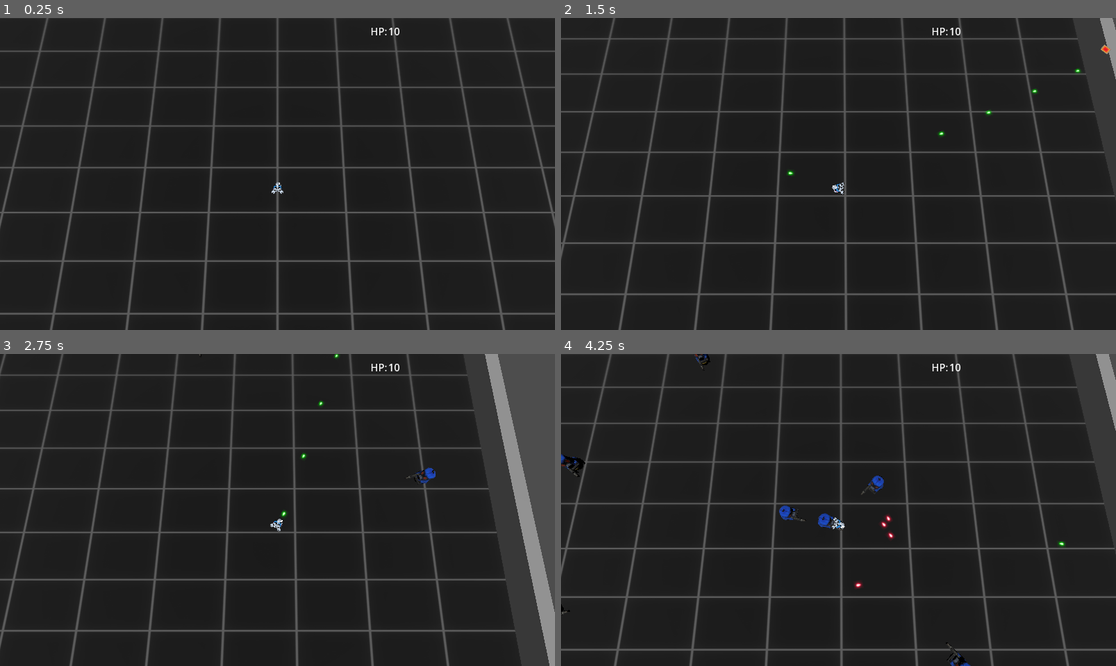
Above: before the commit, frames 1-4 (two rows, left to right).
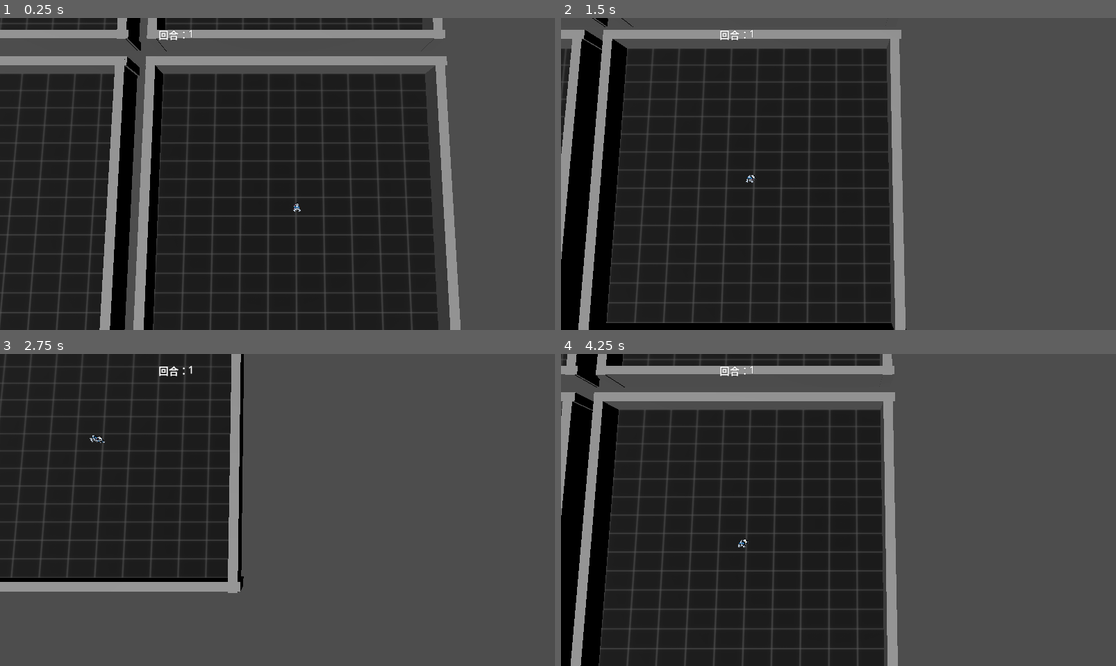
Above: after the commit, the same moments.

Repository: DarkAngelZT/Shooter-DPPO
Game: Godot game, scene res://scene/main_scene.tscn
The game is run twice, just before and just after one commit, with the same random seed, the same clock (stepped at 60 frames per second) and the same inputs.
Inputs (mouse positions are in pixels of both pictures, inside the frame that each line leads up to):
- Up to frame 1 (0.25 s): no input
- Up to frame 2 (1.5 s): tap Enter at 0.5 s; move the mouse to (960, 158) at 0.52 s; press the mouse at (960, 158) at 0.53 s; hold D (move_right) 0.53-1.28 s; move the mouse to (727, 189) at 1.27 s; release the mouse at (727, 189) at 1.28 s; hold S (move_back) from 1.28 s (still down); click (727, 189) at 1.35 s
- Up to frame 3 (2.75 s): move the mouse to (333, 441) at 2.02 s; release S (move_back) at 2.03 s; press the mouse at (333, 441) at 2.03 s; hold D (move_right) from 2.03 s (still down); tap Mouse wheel down (zoom_in) at 2.1 s
- Up to frame 4 (4.25 s): move the mouse to (810, 572) at 2.77 s; release D (move_right) at 2.78 s; release the mouse at (810, 572) at 2.78 s; hold W (move_forward) 2.78-3.53 s; tap Mouse wheel up (zoom_out) at 2.85 s; click (810, 572) at 3.05 s; move the mouse to (1005, 556) at 3.52 s; hold A (move_left) from 3.53 s (still down); hold P from 3.53 s (still down); click (1005, 556) at 3.8 s

The runs differ from the first frame. In frame 1, 47% of the frame differs, in the area x 0-100%, y 0-100%; in frame 2, 58%; in frame 3, 62%; in frame 4, 58%.
Error after the commit: Cannot call method 'get_status' on a null value. (res://scripts/NetworkManager.gd:185)

Commit message:
阶段性训练

Diff:
--- a/scene/main_scene.tscn
+++ b/scene/main_scene.tscn
@@ -11,6 +11,7 @@
 [ext_resource type="PackedScene" uid="uid://bmea3n3lciyjs" path="res://assets/nodes/blast.tscn" id="7_81spr"]
 [ext_resource type="Script" path="res://scripts/camera/TrainingCamera.gd" id="7_a7bef"]
 [ext_resource type="Script" path="res://scripts/camera/FollowCamera.gd" id="8_dl3fe"]
+[ext_resource type="Script" path="res://scripts/TrainingManager.gd" id="10_nw2ui"]
 
 [sub_resource type="LabelSettings" id="LabelSettings_hs12s"]
 font_size = 22
@@ -58,7 +59,11 @@
 game_settings = ExtResource("6_og74n")
 train_camera = NodePath("../TrainingCamera")
 game_camera = NodePath("../FollowCamera")
-game_mode = 2
+control_mode = 2
+
+[node name="TrainingManager" type="Node" parent="."]
+script = ExtResource("10_nw2ui")
+training_level = 1
 
 [node name="DirectionalLight3D" type="DirectionalLight3D" parent="."]
 transform = Transform3D(0.875118, 0.465046, -0.133789, 0, 0.276476, 0.961021, 0.483909, -0.841007, 0.241949, 0, 4.66107, 0)
--- a/scripts/CharacterBase.gd
+++ b/scripts/CharacterBase.gd
@@ -44,7 +44,7 @@
 		set_can_shoot(true)
 
 func shoot():
-	if can_shoot:
+	if can_shoot and is_shoot_enable():
 		last_shoot_time = Time.get_ticks_msec()
 		var bullet = bullet_prefab.instantiate()
 		bullet.position = shoot_position.global_position
@@ -84,3 +84,9 @@
 
 func is_game_paused():
 	return GameData.game_pause[field_id]
+
+func is_move_enable()->bool:
+	return true
+
+func is_shoot_enable()->bool:
+	return true
--- a/scripts/GameManager.gd
+++ b/scripts/GameManager.gd
@@ -65,6 +65,8 @@
 var players = {} #{field_id:player}
 var monsters = {} #{field_id:{monster_id:monster}}
 var ep = 1
+
+var reward_func:Callable
 # Called when the node enters the scene tree for the first time.
 func _enter_tree():
 	instance = self
@@ -87,6 +89,23 @@
 
 		train_camera.set_active(true)
 		game_camera.set_active(false)
+
+		#set traiing level
+		var trainning_level = TrainingManager.instance.training_level
+		if trainning_level == 1:
+			TrainingManager.instance.mob_move_enabled = false
+			TrainingManager.instance.mob_shoot_enabled = false
+			TrainingManager.instance.player_move_enabled = false
+			reward_func = Callable(self,"calculate_reward_lv1")
+		elif trainning_level == 2:
+			TrainingManager.instance.mob_shoot_enabled = false
+			TrainingManager.instance.player_move_enabled = false
+			reward_func = Callable(self,"calculate_reward_lv1")
+		elif  trainning_level == 3:
+			TrainingManager.instance.player_shoot_enabled = false
+			reward_func = Callable(self,"calculate_reward_lv2")
+		elif trainning_level == 4:
+			reward_func = Callable(self,"calculate_reward")
 
 		UIManager.instance.show_health(false)
 		UIManager.instance.show_ep(true)
@@ -238,7 +257,7 @@
 					var p = f.player
 					var data = p.get_sensor_data()
 					var game_end = GameData.game_end[p.field_id]
-					var reward = calculate_reward(p.field_id)
+					var reward = reward_func.call(p.field_id)
 					if not NetworkManager.instance.send_server_state(p.field_id,p.id,data,reward,game_end):
 						return
 					GameData.player_shooted[p.id] = false
@@ -267,9 +286,33 @@
 
 		#clean up
 		GameData.mob_kill_cache[player.id] = 0
-		GameData.player_shooted[player.id] =false
+		GameData.player_shooted[player.id] = false
 		GameData.player_hp_cache[player.id] = player.health
 		return reward
+
+func calculate_reward_lv1(field_id)->float:
+	var reward = 0
+	var training_field = training_fields[field_id]
+	var player = training_field.player
+
+	reward = 0.1 * GameData.mob_kill_cache[player.id]
+
+	GameData.mob_kill_cache[player.id] = 0
+	return reward
+
+func calculate_reward_lv2(field_id)->float:
+	var reward = 0
+	var training_field = training_fields[field_id]
+	if GameData.game_end[field_id]:
+		return -1
+
+	var player = training_field.player
+
+	var life_loss_penalty = -0.1 * (GameData.player_hp_cache[player.id] - player.health)
+	reward = life_loss_penalty
+
+	GameData.player_hp_cache[player.id] = player.health
+	return reward
 
 func test_func():
 	var sensor_data = players[0].get_sensor_data()
--- a/scripts/Mob.gd
+++ b/scripts/Mob.gd
@@ -34,7 +34,8 @@
 		if behaviour_tree.is_paused():
 			behaviour_tree.resume()
 
-	nav_move()
+	if is_move_enable():
+		nav_move()
 
 func die():
 	spawner.on_mob_dead(self)
@@ -107,3 +108,13 @@
 
 func get_bullet_speed()->float:
 	return GameManager.instance.game_settings.bullet_speed_monster
+
+func is_move_enable()->bool:
+	if GameManager.instance.game_mode == GameManager.GameMode.Train:
+		return TrainingManager.enable_mob_move()
+	return true
+
+func is_shoot_enable()->bool:
+	if GameManager.instance.game_mode == GameManager.GameMode.Train:
+		return TrainingManager.enable_mob_shoot()
+	return true
--- a/scripts/MobSpawner.gd
+++ b/scripts/MobSpawner.gd
@@ -54,8 +54,12 @@
 func do_spawn():
 	var game_mgr = GameManager.instance
 	if game_mgr != null:
-		var pos = Vector3(randf_range(-size.x*0.5+0.5,size.x*0.5-0.5),0,randf_range(-size.y*0.5+0.5,size.y*0.5-0.5))
-		pos += position
+		var pos:Vector3
+		if GameManager.instance.game_mode == GameManager.GameMode.Train and TrainingManager.instance.training_level == 1:
+			pos = owner_field.get_lv1_training_mob_spawn_pos()
+		else:
+			pos = Vector3(randf_range(-size.x*0.5+0.5,size.x*0.5-0.5),0,randf_range(-size.y*0.5+0.5,size.y*0.5-0.5))
+			pos += position
 		var mob = game_mgr.spawn_monster(owner_field,pos)
 		mob.spawner = self
 		on_monster_spawn.emit(mob)
--- a/scripts/Player.gd
+++ b/scripts/Player.gd
@@ -27,22 +27,23 @@
 		return
 	var input = GameData.player_input[id]
 	if is_instance_valid(input):
-		var direction = Vector3.ZERO
-		direction.z = input.direction.y
-		direction.x = input.direction.x
 		basis = Basis.looking_at(Vector3(input.aim_direction.x,0,input.aim_direction.y))
 		GameData.actor_info[field_id][id].direction = input.aim_direction
 
-		if input.move_state == GameData.Op_Move:
-			var speed = direction * move_speed
-			velocity = speed
-			character_mesh.walk()
-			move_and_slide()
-			GameData.actor_info[field_id][id].move_dir=Vector2(direction.x,direction.z)
-		elif input.move_state == GameData.Op_Stop:
-			velocity = Vector3.ZERO
-			GameData.actor_info[field_id][id].move_dir=Vector2.ZERO
-			character_mesh.idle()
+		if is_move_enable():
+			var direction = Vector3.ZERO
+			direction.z = input.direction.y
+			direction.x = input.direction.x
+			if input.move_state == GameData.Op_Move:
+				var speed = direction * move_speed
+				velocity = speed
+				character_mesh.walk()
+				move_and_slide()
+				GameData.actor_info[field_id][id].move_dir=Vector2(direction.x,direction.z)
+			elif input.move_state == GameData.Op_Stop:
+				velocity = Vector3.ZERO
+				GameData.actor_info[field_id][id].move_dir=Vector2.ZERO
+				character_mesh.idle()
 
 	if input.shooting:
 		shoot()
@@ -72,3 +73,13 @@
 	if can_shoot:
 		GameData.player_shooted[id] = true
 	super.shoot()
+
+func is_move_enable()->bool:
+	if GameManager.instance.game_mode == GameManager.GameMode.Train:
+		return TrainingManager.enable_player_move()
+	return true
+
+func is_shoot_enable()->bool:
+	if GameManager.instance.game_mode == GameManager.GameMode.Train:
+		return TrainingManager.enable_player_shoot()
+	return true
--- a/scripts/TrainingField.gd
+++ b/scripts/TrainingField.gd
@@ -107,3 +107,10 @@
 		return EQS.get_point()
 	else:
 		return player.global_position
+
+func get_lv1_training_mob_spawn_pos()->Vector3:
+	var pos:Vector3
+	var distance = randf_range(2,GameManager.instance.game_settings.eqs_outer_radius)
+	var angle = deg_to_rad(randf_range(0,360))
+	pos = Vector3(distance*sin(angle),0,distance*cos(angle))
+	return pos+player.position
--- /dev/null
+++ b/scripts/TrainingManager.gd
@@ -0,0 +1,33 @@
+class_name TrainingManager extends Node
+
+static var instance: TrainingManager
+
+@export
+var training_level:int = 4
+
+@export
+var mob_shoot_enabled:bool = true
+
+@export
+var player_shoot_enabled:bool = true
+
+@export
+var mob_move_enabled:bool = true
+
+@export
+var player_move_enabled:bool = true
+
+func _enter_tree():
+	instance = self
+
+static func enable_player_shoot():
+	return instance.player_shoot_enabled
+
+static func enable_mob_shoot():
+	return instance.mob_shoot_enabled
+
+static func enable_player_move():
+	return instance.player_move_enabled
+
+static func enable_mob_move():
+	return instance.mob_move_enabled
Not shown: 1 places in scene/main_scene.tscn that only renumber resources
